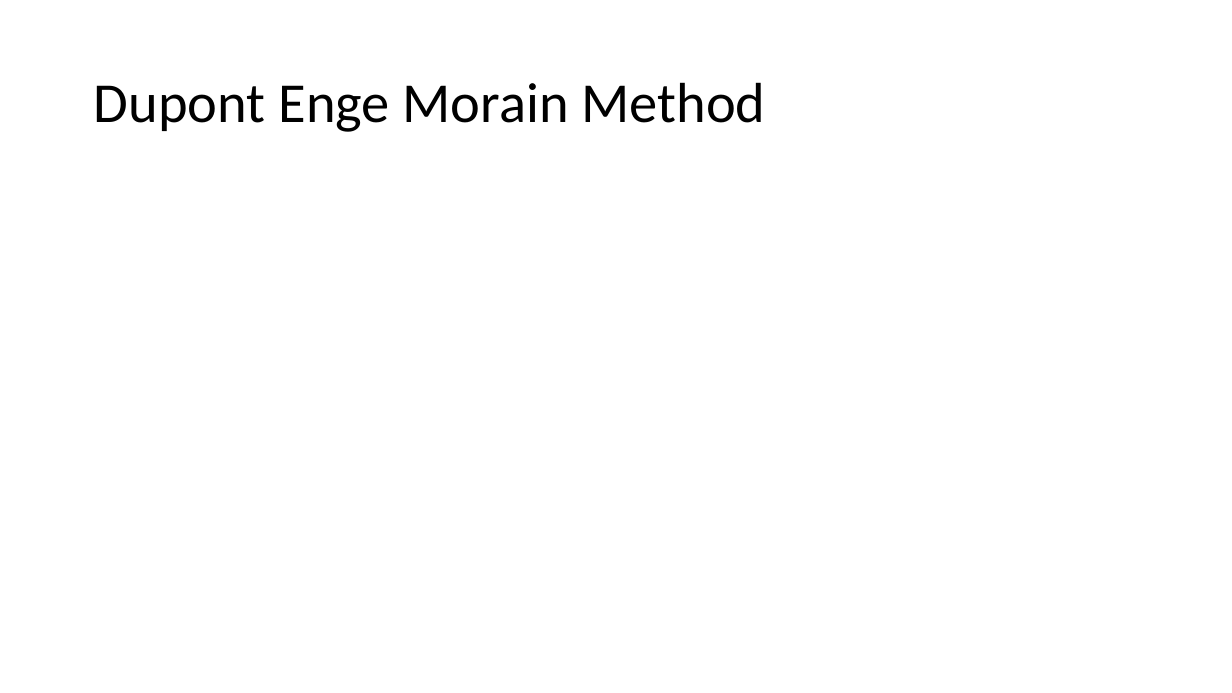
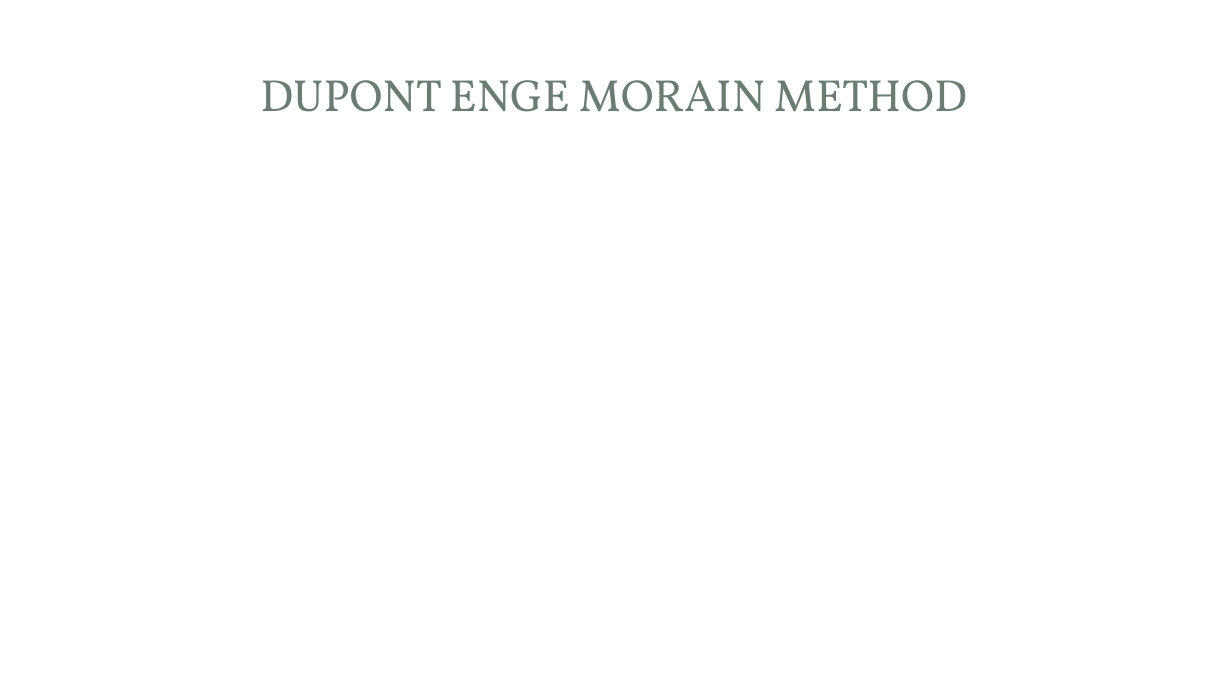
Before and after one commit to Srizzle/CS276-Project-Writeup, a slide deck: slide 10 of Presentation.ppt.pptx (slide 9 before the commit). Drawn at 1232x693 pixels with LibreOffice and Linux fonts; fonts in the diff are those of the drawing; background and template pictures are left out. Boxes give left, top, right and bottom in pixels: in the first picture for what was removed or moved away, otherwise in the second. Text is boxed around its words. In the diff, an @@ line names an element or a change of style, - is before the commit and + after.

```diff
--- a/Presentation.ppt.pptx
+++ b/Presentation.ppt.pptx
@@ rounded rectangle added at box(12, 10, 1220, 684), fill #FFFFFF @@
@@ rectangle added at box(37, 28, 1195, 162), fill #FFFFFF at 83% opacity @@
@@ rectangle added at box(50, 38, 1179, 151), fill #FFFFFF @@
@@ title at box(260, 80, 967, 112): text changed; size 44 to 35 pt; font Calibri to Vollkorn; text colour #000000 to #6B7D72 @@
-Dupont Enge Morain Method
+DUPONT ENGE MORAIN METHOD
```
Also in this commit, not shown: 8 other slides changed, 1 slide added.
